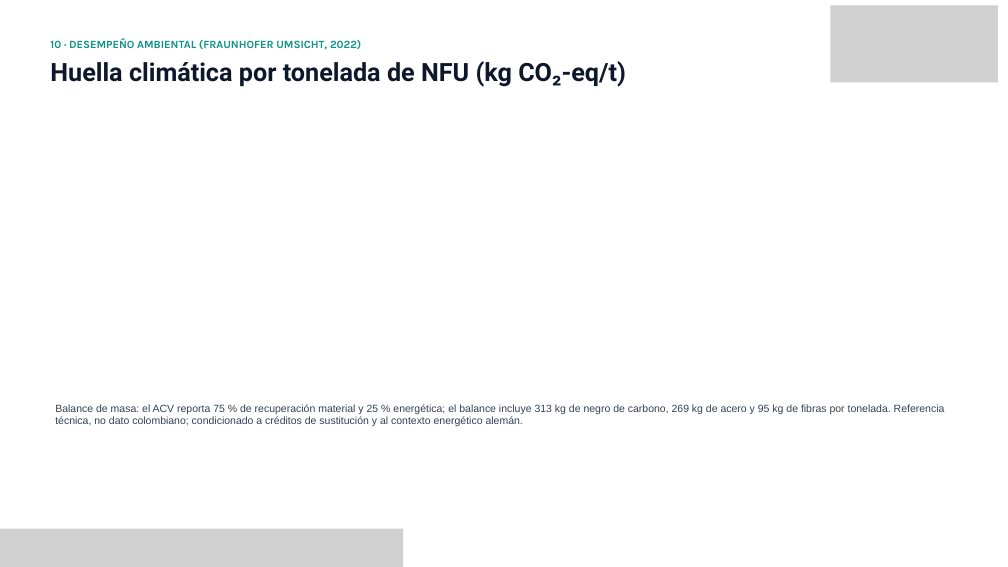
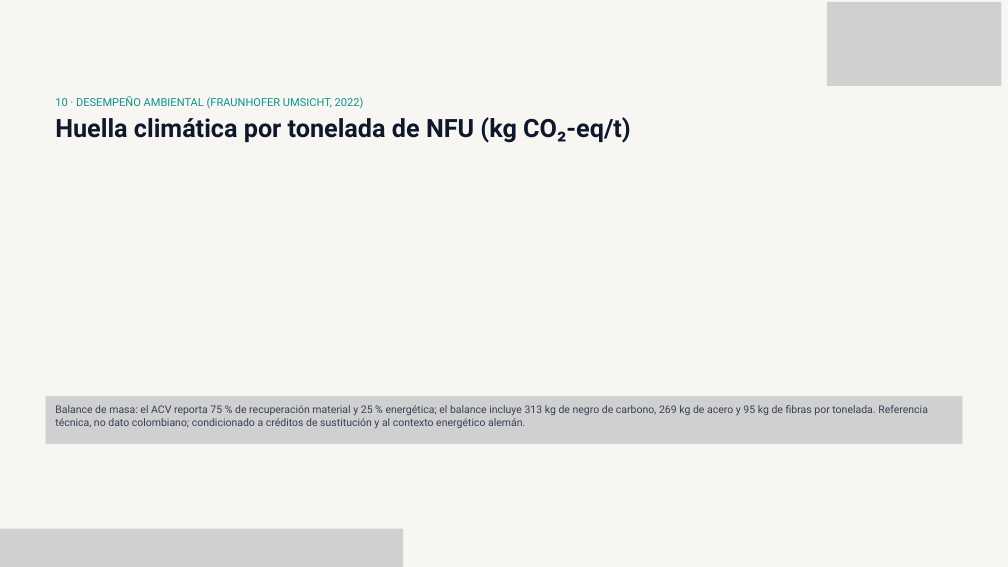
Before and after one commit to ivandavbejarano-coder/AMBIENTE_DESARROLLO, a slide deck: slide 11 of descargas/PRESENTACION_PIROLISIS_RCB_UAO_2026.pptx. Drawn at 1008x567 pixels with LibreOffice and Linux fonts; fonts in the diff are those of the drawing; grey boxes stand for pictures; background and template pictures are left out. Boxes give left, top, right and bottom in pixels: in the first picture for what was removed or moved away, otherwise in the second. Text is boxed around its words. In the diff, an @@ line names an element or a change of style, - is before the commit and + after.

```diff
--- a/descargas/PRESENTACION_PIROLISIS_RCB_UAO_2026.pptx
+++ b/descargas/PRESENTACION_PIROLISIS_RCB_UAO_2026.pptx
@@ picture at (827, 2, 1001, 86): rotation 180 to 0 degrees; outline redrawn @@
@@ text removed at (50, 38, 361, 50) @@
-10 · DESEMPEÑO AMBIENTAL (FRAUNHOFER UMSICHT, 2022)
@@ text at (55, 96, 364, 109): paragraph added @@
+10 · DESEMPEÑO AMBIENTAL (FRAUNHOFER UMSICHT, 2022)
@@ text at (55, 117, 631, 143): line spacing 43.2pt to 47.3pt @@
@@ text "10 · DESEMPEÑO AMBIENTAL (FRAUNHOFER ...": place and size @@
-text "10 · DESEMPEÑO AMBIENTAL (FRAUNHOFER ..." at (50, 61, 626, 87)
+text "10 · DESEMPEÑO AMBIENTAL (FRAUNHOFER ..." at (55, 96, 631, 143)
@@ picture added at (46, 396, 963, 444) @@
@@ rectangle removed at (48, 397, 960, 440) @@
@@ picture added at (48, 397, 960, 440) @@
@@ text "Balance de masa: el ACV ..." at (55, 405, 928, 428): font Arial to Roboto; line spacing 1 to 18pt @@
```
Also in this commit, not shown: 15 other slides changed, 1 other file.
